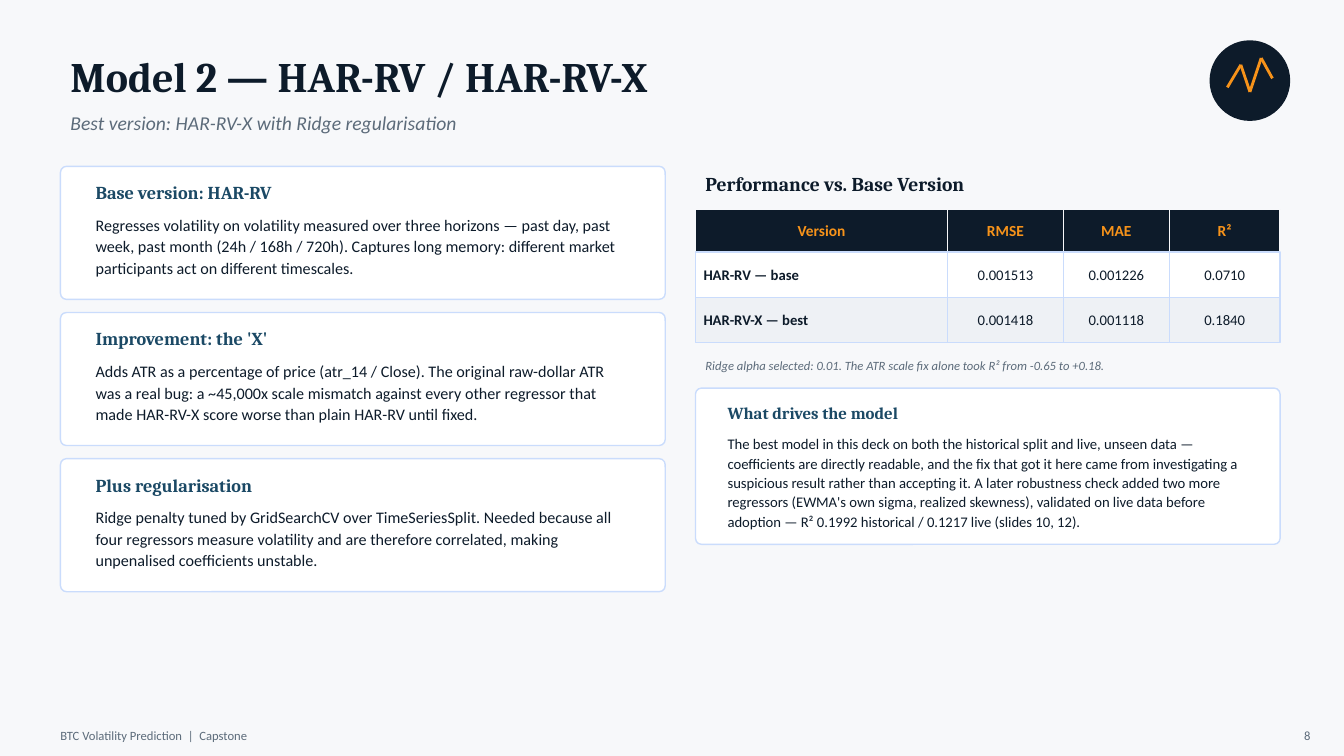
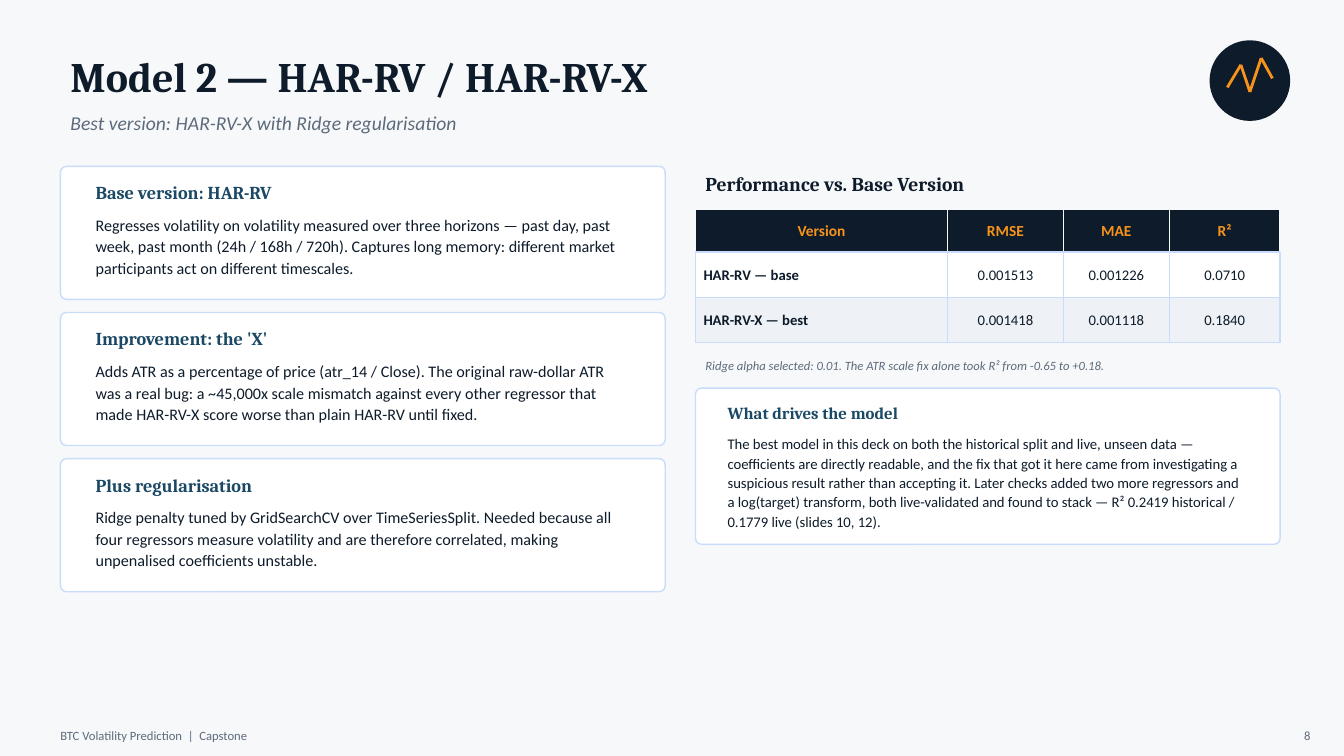
Before and after one commit to mhejairi10/bitcoin-volatility-prediction, a slide deck: slide 8 of presentation/capstone-btc-volatility.pptx. Drawn at 1344x756 pixels with LibreOffice and Linux fonts; fonts in the diff are those of the drawing. Boxes give left, top, right and bottom in pixels: in the first picture for what was removed or moved away, otherwise in the second. Text is boxed around its words. In the diff, an @@ line names an element or a change of style, - is before the commit and + after.

```diff
--- a/presentation/capstone-btc-volatility.pptx
+++ b/presentation/capstone-btc-volatility.pptx
@@ text at box(728, 438, 1238, 529): text changed @@
-The best model in this deck on both the historical split and live, unseen data — coefficients are directly readable, and the fix that got it here came from investigating a suspicious result rather than accepting it. A later robustness check added two more regressors (EWMA's own sigma, realized skewness), validated on live data before adoption — R² 0.1992 historical / 0.1217 live (slides 10, 12).
+The best model in this deck on both the historical split and live, unseen data — coefficients are directly readable, and the fix that got it here came from investigating a suspicious result rather than accepting it. Later checks added two more regressors and a log(target) transform, both live-validated and found to stack — R² 0.2419 historical / 0.1779 live (slides 10, 12).
```
Also in this commit, not shown: 4 other slides changed, 2 other files.
